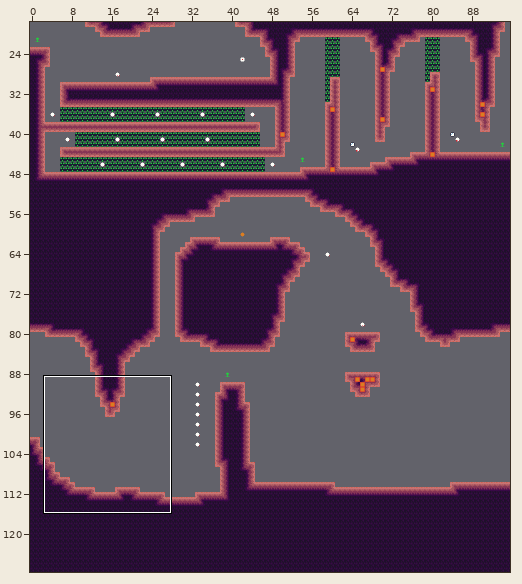
A Tiled map (JSON) gets an edit: assets/world/room/dirt2.json. The first picture is a wide view before the edit; the outline marks the close-up.
Close-up. The starting point:
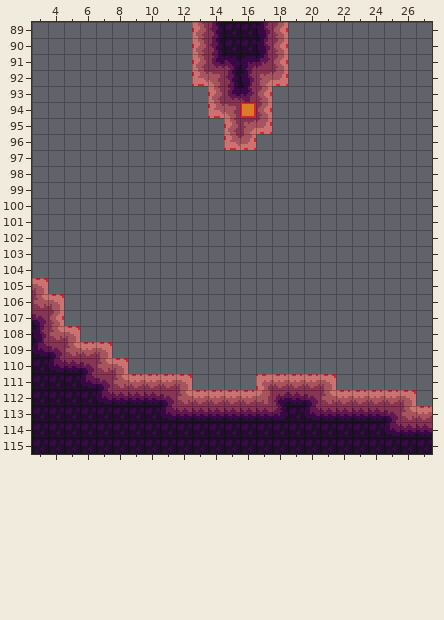
Cells are 8x8 px. Shown: x 3..27, y 89..115. The commit also changed other parts of the map, which this record leaves out.
The same view after the edit:
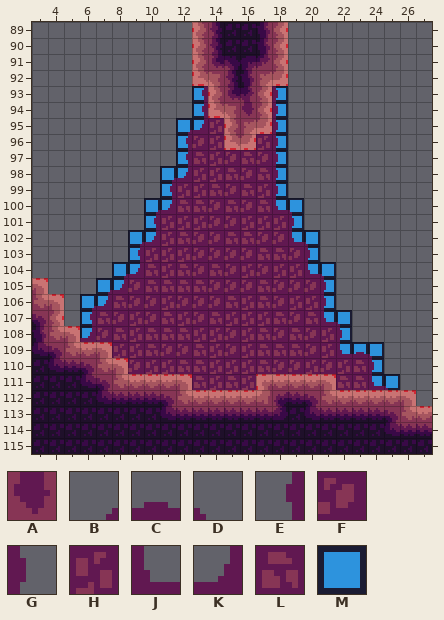
Key: from "dirt": A 72; from "dirt_bg_decal": B 0, C 1, D 2, E 13, F 14, G 15, H 41, J 52, K 53, L 54; from "tools": M 20.
_ is an empty cell, . an unchanged one.
From old to new:
--- layer "bg_draft"
@@ x 6..25 @@
- 93 ......._...._.......
- 94 ......._...._.......
- 95 ......__...._.......
- 96 ......_....._.......
- 97 ......_....._.......
- 98 .....__....._.......
- 99 ....._......_.......
-100 ....__......__......
-101 ...._........_......
-102 ...__........__.....
-103 ..._.........._.....
-104 ..__..........__....
-105 .__............_....
-106 __............._....
-107 _..............__...
-108 _..............._...
-109 ................___.
-110 .................._.
-111 ..................__
+ 93 .......M....M.......
+ 94 .......M....M.......
+ 95 ......MM....M.......
+ 96 ......M.....M.......
+ 97 ......M.....M.......
+ 98 .....MM.....M.......
+ 99 .....M......M.......
+100 ....MM......MM......
+101 ....M........M......
+102 ...MM........MM.....
+103 ...M..........M.....
+104 ..MM..........MM....
+105 .MM............M....
+106 MM.............M....
+107 M..............MM...
+108 M...............M...
+109 ................MMM.
+110 ..................M.
+111 ..................MM
--- layer "bg"
@@ x 6..25 @@
- 93 ......._...._.......
- 94 ......._...._.......
- 95 ......___..._.......
- 96 ......___..__.......
- 97 ......_______.......
- 98 .....________.......
- 99 .....________.......
-100 ....__________......
-101 ....__________......
-102 ...____________.....
-103 ...____________.....
-104 ..______________....
-105 ._______________....
-106 ________________....
-107 _________________...
-108 _________________...
-109 .._________________.
-110 ...________________.
-111 .......____.....____
+ 93 .......E....G.......
+ 94 .......E....G.......
+ 95 ......BKH...G.......
+ 96 ......EFH..HG.......
+ 97 ......ELHFLFG.......
+ 98 .....BKHHLFLG.......
+ 99 .....EHHLFLHG.......
+100 ....BKLLFLFLJD......
+101 ....EHHHFFHHHG......
+102 ...BKHLFFLLFFJD.....
+103 ...EHHHFFFFLLFG.....
+104 ..BKLHLFLFHFHHJD....
+105 .BKFLLLLFFFLFFFG....
+106 BKLFFHFFFLHLFHHG....
+107 ELFHFLHFLHHHLFLJD...
+108 KFLHLLLHHFHLFLFHG...
+109 ..HHLFFLHFHLLLFHJCD.
+110 ...FHHLLHHHLFFHFHLG.
+111 .......LHLH.....LLJD
--- layer "map"
@@ x 16..16 @@
- 94 _
+ 94 A
Where, in picture pixels (left, top, right, bottom), the same in both close-ups:
added: (80, 86, 400, 390)
